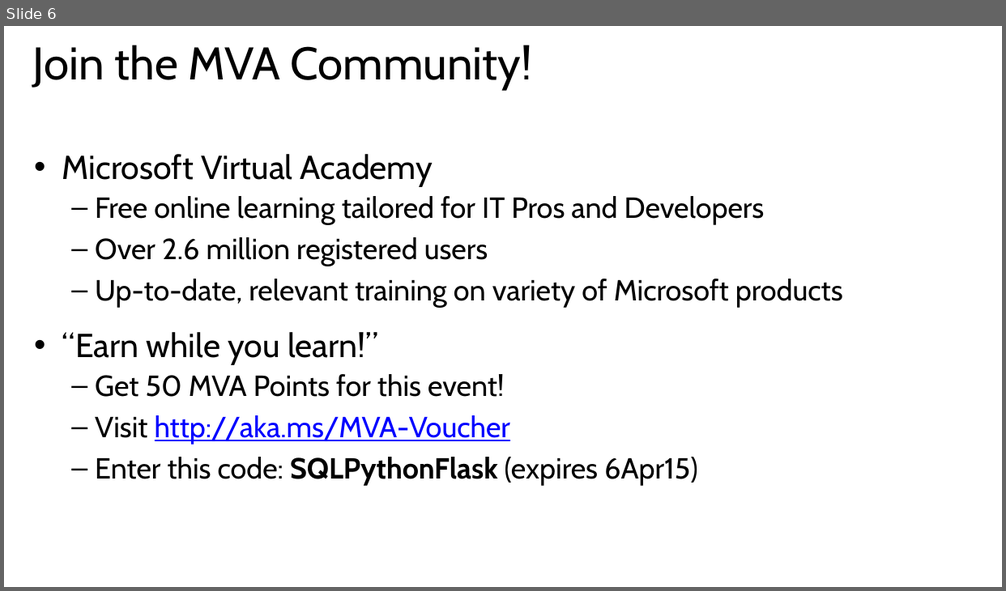
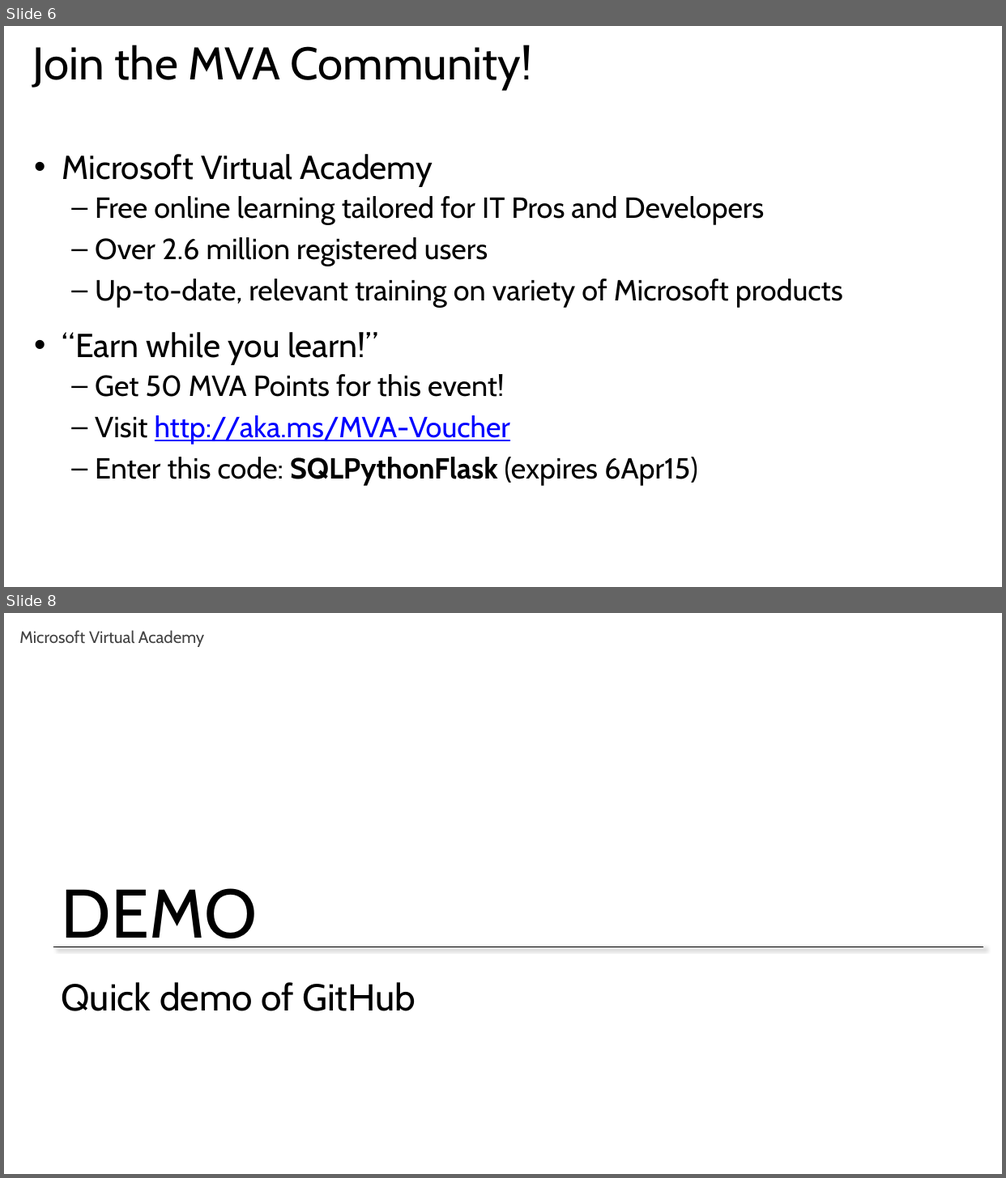
Before and after one commit to kumarswamykannu/https-github.com-MicrosoftLearning-PythonSqlFlask, a slide deck: Slides/Module 1 - Flask Application Design.pptx. Shown one above the other, each under a label of ours: slide 6 before the commit, slides 6 and 8 after it; the slides between them are not shown. The pictures are 1006x591 and 1006x1178 pixels, drawn with LibreOffice and Linux fonts; fonts in the diff are those of the drawing. Boxes give left, top, right and bottom in pixels: in the first picture for what was removed or moved away, otherwise in the second. Text is boxed around its words. In the diff, an @@ line names an element or a change of style, - is before the commit and + after.

Commit message:
Slide and demo updates

```diff
--- a/Slides/Module 1 - Flask Application Design.pptx
+++ b/Slides/Module 1 - Flask Application Design.pptx
@@ slide 8 added at <box>4,613,1002,1174</box>, background #FFFFFF @@
@@ text added at <box>19,630,204,647</box>, 16 pt, text #404040 @@
+Microsoft Virtual Academy
@@ text added at <box>62,888,258,948</box>, 66 pt, text #000000 @@
+DEMO
@@ line added from (54, 947) to (984, 947), #000000 0.75 pt @@
@@ title added at <box>62,982,415,1012</box>, 36 pt, text #000000 @@
+Quick demo of GitHub
```
Also in this commit, not shown: 1 other slide added, 9 other files.
